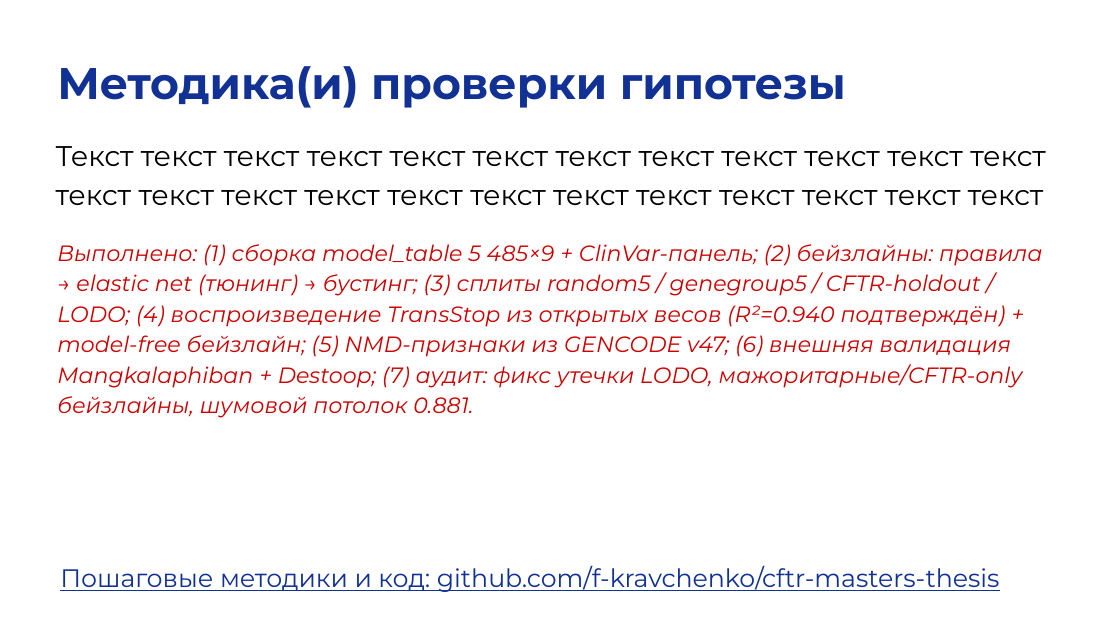
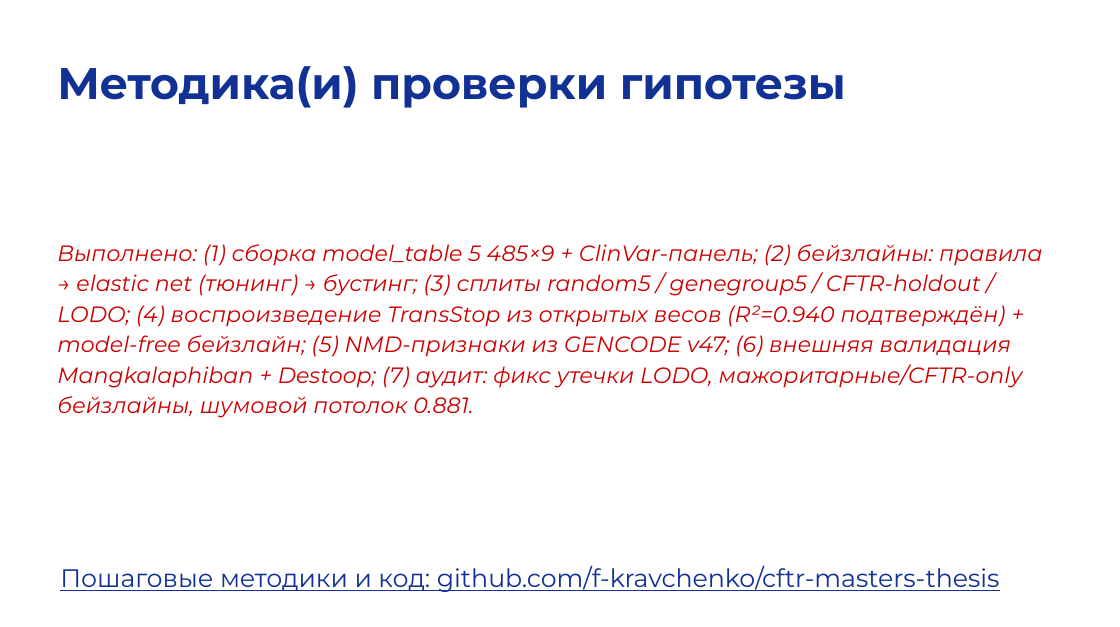
Before and after one commit to f-kravchenko/cftr-masters-thesis, a slide deck: slide 10 of Презентация концепции — Кравченко (ОНИТ, 2025_2026).pptx. Drawn at 1120x627 pixels with LibreOffice and Linux fonts; fonts in the diff are those of the drawing. Boxes give left, top, right and bottom in pixels: in the first picture for what was removed or moved away, otherwise in the second. Text is boxed around its words. In the diff, an @@ line names an element or a change of style, - is before the commit and + after.

```diff
--- a/Презентация концепции — Кравченко (ОНИТ, 2025_2026).pptx
+++ b/Презентация концепции — Кравченко (ОНИТ, 2025_2026).pptx
@@ text removed at (56,146,1046,205) @@
-Текст текст текст текст текст текст текст текст текст текст текст текст текст текст текст текст текст текст текст текст текст текст текст текст
```
Also in this commit, not shown: 5 other slides changed, 8 other files.
